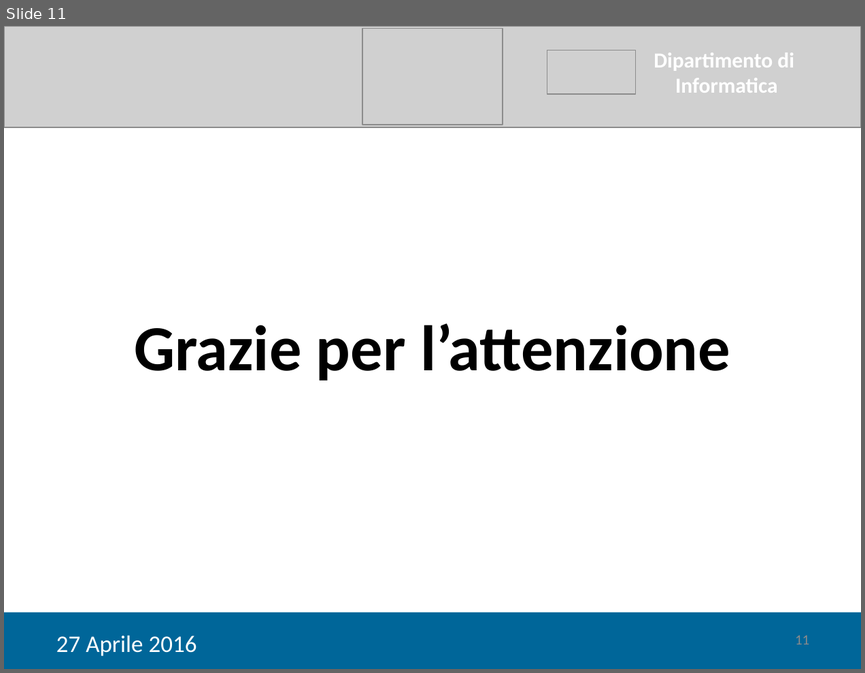
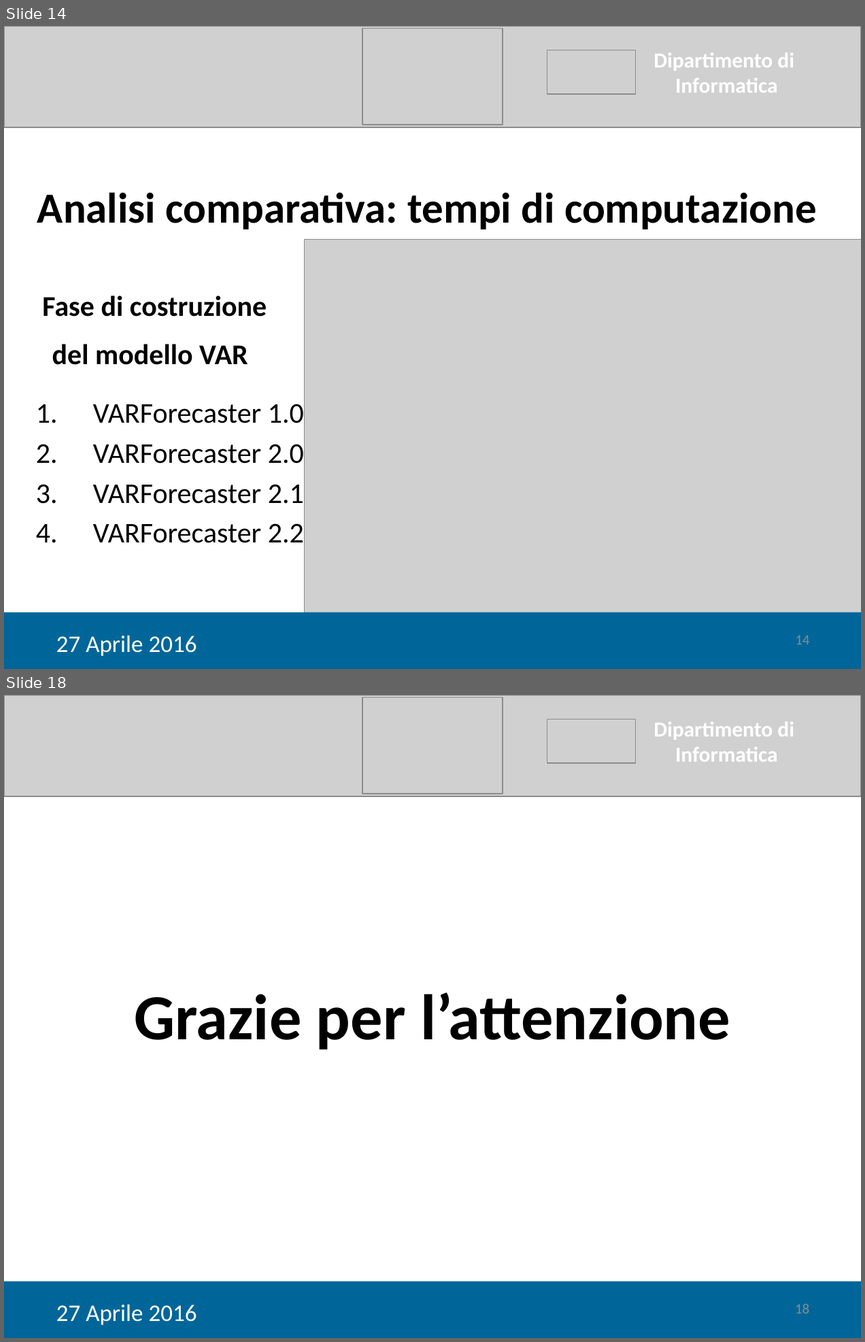
Before and after one commit to tps1516/Tesi, a slide deck: Tesi Corrado/Giancaspro_Corrado_Presentazione.pptx. Shown one above the other, each under a label of ours: slide 11 before the commit, slides 14 and 18 after it; the slides between them are not shown. The pictures are 865x673 and 865x1342 pixels, drawn with LibreOffice and Linux fonts; fonts in the diff are those of the drawing; grey boxes stand for pictures. Boxes give left, top, right and bottom in pixels: in the first picture for what was removed or moved away, otherwise in the second. Text is boxed around its words. In the diff, an @@ line names an element or a change of style, - is before the commit and + after.

```diff
--- a/Tesi Corrado/Giancaspro_Corrado_Presentazione.pptx
+++ b/Tesi Corrado/Giancaspro_Corrado_Presentazione.pptx
@@ slide 14 added at bbox=[4, 26, 861, 669], background #FFFFFF @@
@@ picture added at bbox=[4, 26, 861, 127] @@
@@ picture added at bbox=[362, 29, 502, 125] @@
@@ picture added at bbox=[547, 50, 636, 94] @@
@@ text added at bbox=[653, 53, 794, 93], 18 pt, text #FFFFFF, bold @@
+Dipartimento di
+Informatica
@@ text added at bbox=[37, 192, 817, 229], 36 pt, text #000000, bold @@
+Analisi comparativa: tempi di computazione
@@ picture added at bbox=[304, 240, 861, 620] @@
@@ text added at bbox=[42, 295, 304, 543], 24 pt, text #000000 @@
+Fase di costruzione
+del modello VAR
+1. VARForecaster 1.0
+2. VARForecaster 2.0
+3. VARForecaster 2.1
+4. VARForecaster 2.2
@@ rectangle added at bbox=[4, 612, 861, 669], fill #006699 @@
@@ text added at bbox=[56, 635, 197, 656], 20 pt, text #FFFFFF @@
+27 Aprile 2016
@@ page number added at bbox=[795, 635, 809, 644], 12 pt, text #8C8C8C @@
+14
@@ what was slide 11 is now slide 18 @@
@@ page number at bbox=[795, 1304, 809, 1313]: text changed @@
-11
+18
```
Also in this commit, not shown: 8 slides changed, 7 other slides added, 1 slide removed, 1 other file.
